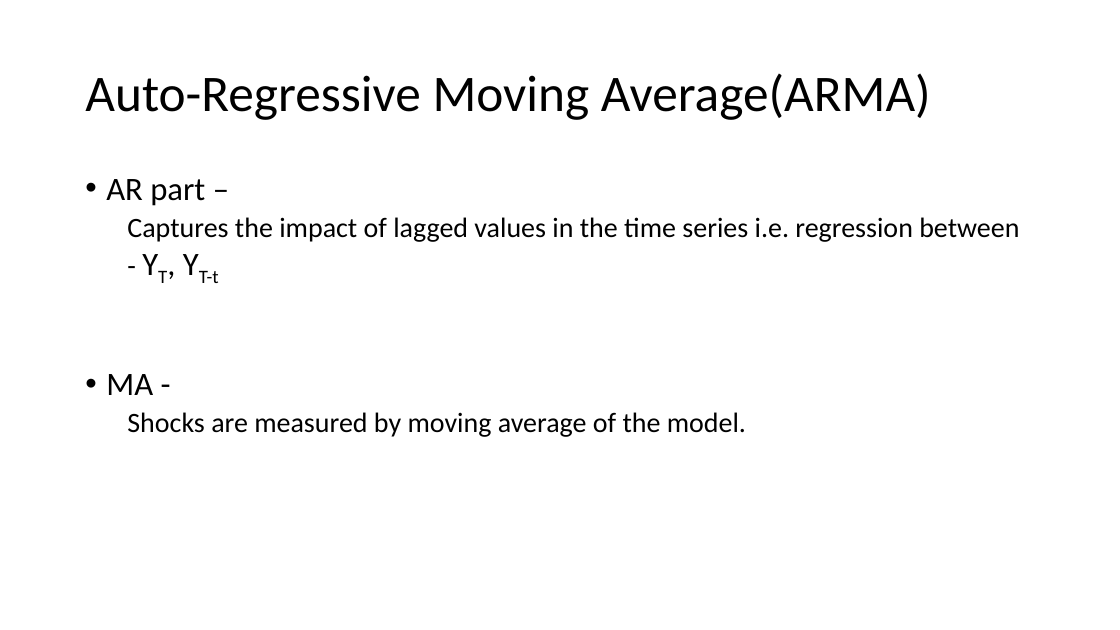
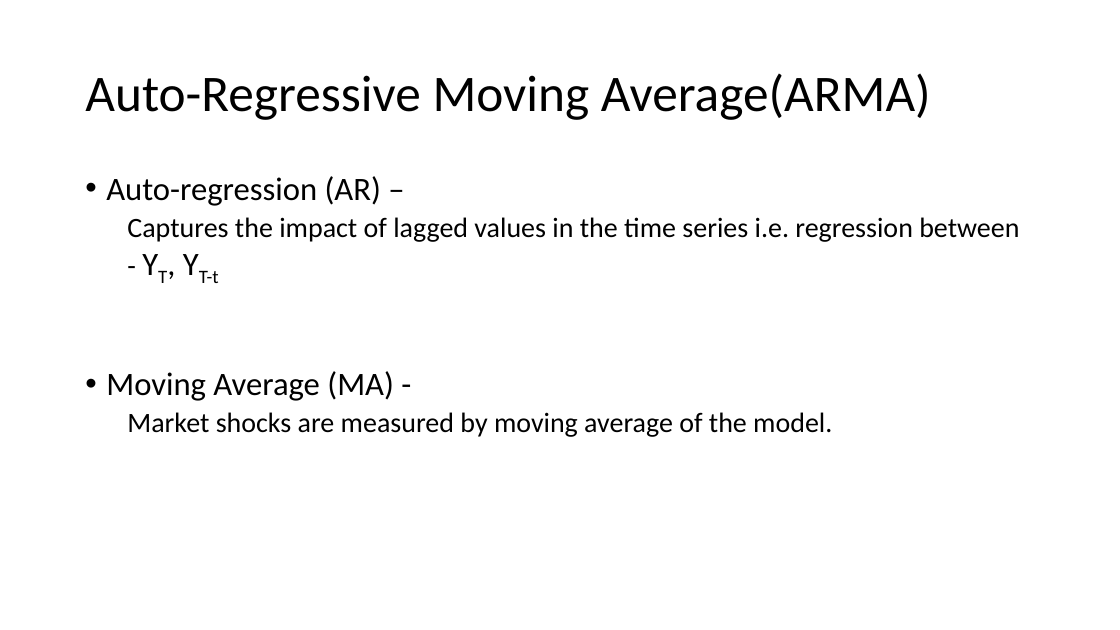
Before and after one commit to kunaldp/predictive-model-of-Housing-Starts, a slide deck: slide 2 of Presentation.pptx. Drawn at 1120x630 pixels with LibreOffice and Linux fonts; fonts in the diff are those of the drawing. Boxes give left, top, right and bottom in pixels: in the first picture for what was removed or moved away, otherwise in the second. Text is boxed around its words. In the diff, an @@ line names an element or a change of style, - is before the commit and + after.

Commit message:
few changes in the slide
few changes in the slide

```diff
--- a/Presentation.pptx
+++ b/Presentation.pptx
@@ text at [106, 176, 381, 206]: text changed @@
-• AR part –
+• Auto-regression (AR) –
@@ text at [106, 371, 832, 437]: text changed @@
-• MA -
-  Shocks are measured by moving average of the model.
+• Moving Average (MA) -
+  Market shocks are measured by moving average of the model.
```
